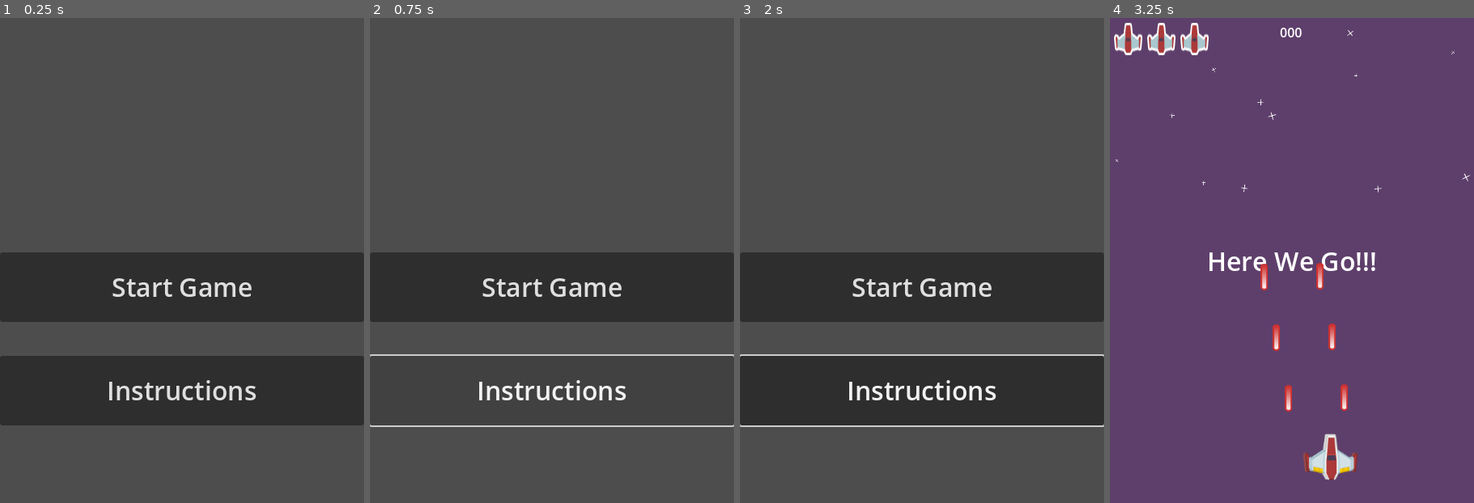
Above: before the commit, frames 1-4 (left to right).
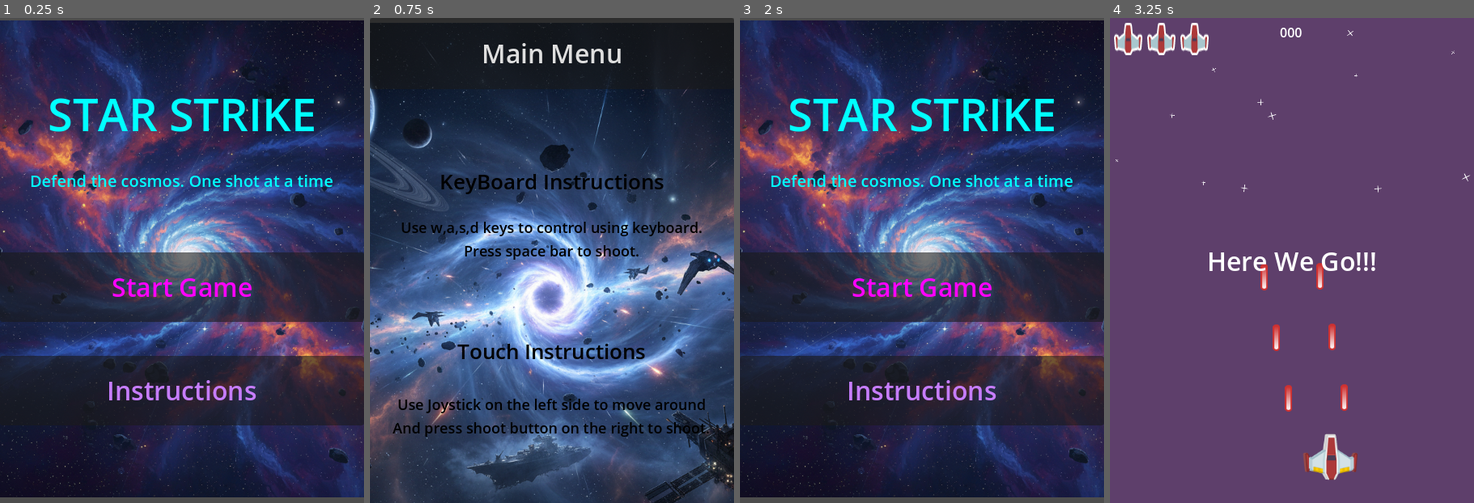
Above: after the commit, the same moments.

Repository: Turbash/space
Game: Godot game, scene res://HUD/start_screen.tscn
Two runs of this game, one before a commit and one after it. Both use one fixed random seed, a clock stepped at 60 frames per second and the inputs below.
Inputs (mouse positions are in pixels of both pictures, inside the frame that each line leads up to):
- Up to frame 1 (0.25 s): no input
- Up to frame 2 (0.75 s): click "Instructions" at 0.5 s
- Up to frame 3 (2 s): click (922, 51) at 1.25 s, where only the run after the commit has a clickable "Main Menu"
- Up to frame 4 (3.25 s): click "Start Game" at 2 s; tap Enter at 2.75 s; hold D (move_right) from 2.78 s (still down); hold Space (shoot) from 2.78 s (still down)

The runs differ from the first frame. In frame 1, 76% of the frame differs, in the area x 0-100%, y 0-99%; in frame 2, 97%, in the area x 0-100%, y 0-100%; in frame 3, 76%; in frame 4, less than 0.1%.

Commit message:
Added images end screen

Diff:
--- a/Autoloads/Signals.gd
+++ b/Autoloads/Signals.gd
@@ -1,4 +1,6 @@
 extends Node
+
+var score:int=0
 
 signal on_player_life_changed(life)
 signal on_score_increment(amount)
--- /dev/null
+++ b/HUD/end_screen.gd
@@ -0,0 +1,11 @@
+extends Control
+
+@onready var score_label:=$ScoreLabel
+
+func _ready() -> void:
+	var score=Signals.score
+	score_label.text="Great! Your scored: "+str(score)+" Points"
+
+func _on_button_pressed() -> void:
+	Signals.score=0
+	get_tree().change_scene_to_file("res://MainScenes/game_play.tscn")
--- /dev/null
+++ b/HUD/end_screen.tscn
@@ -0,0 +1,67 @@
+[gd_scene load_steps=3 format=3 uid="uid://bf4c6qiviqhui"]
+
+[ext_resource type="Texture2D" uid="uid://boso3ep5rvq1f" path="res://textures/Gemini_Generated_Image_lgt11algt11algt1.png" id="1_4en1c"]
+[ext_resource type="Script" uid="uid://dpd8foj6jky4o" path="res://HUD/end_screen.gd" id="1_k5qjd"]
+
+[node name="EndScreen" type="Control"]
+layout_mode = 3
+anchors_preset = 0
+offset_right = 450.0
+offset_bottom = 600.0
+script = ExtResource("1_k5qjd")
+
+[node name="TextureRect" type="TextureRect" parent="."]
+layout_mode = 0
+offset_left = -77.0
+offset_top = -4.0
+offset_right = 540.0
+offset_bottom = 682.0
+texture = ExtResource("1_4en1c")
+expand_mode = 1
+stretch_mode = 4
+
+[node name="Label" type="Label" parent="."]
+layout_mode = 1
+anchors_preset = 14
+anchor_top = 0.5
+anchor_right = 1.0
+anchor_bottom = 0.5
+offset_top = -166.5
+offset_bottom = -121.5
+grow_horizontal = 2
+grow_vertical = 2
+theme_override_colors/font_color = Color(1, 0, 0, 1)
+theme_override_font_sizes/font_size = 32
+text = "Game Over!"
+horizontal_alignment = 1
+vertical_alignment = 1
+
+[node name="ScoreLabel" type="Label" parent="."]
+layout_mode = 1
+anchors_preset = 14
+anchor_top = 0.5
+anchor_right = 1.0
+anchor_bottom = 0.5
+offset_top = -107.5
+offset_bottom = -84.5
+grow_horizontal = 2
+grow_vertical = 2
+theme_override_colors/font_color = Color(0, 0.23137255, 0, 1)
+theme_override_font_sizes/font_size = 20
+horizontal_alignment = 1
+vertical_alignment = 1
+
+[node name="Button" type="Button" parent="."]
+layout_mode = 1
+anchors_preset = 12
+anchor_top = 1.0
+anchor_right = 1.0
+anchor_bottom = 1.0
+offset_top = -301.0
+offset_bottom = -248.0
+grow_horizontal = 2
+grow_vertical = 0
+theme_override_font_sizes/font_size = 32
+text = "Restart Game"
+
+[connection signal="pressed" from="Button" to="." method="_on_button_pressed"]
--- a/HUD/hud.gd
+++ b/HUD/hud.gd
@@ -27,3 +27,4 @@
 func _on_score_increment(amount: int):
 	score+=amount
 	scoreLabel.text=str(score)
+	Signals.score+=amount
--- a/HUD/instuctions.tscn
+++ b/HUD/instuctions.tscn
@@ -1,6 +1,9 @@
-[gd_scene load_steps=2 format=3 uid="uid://b1lsu8tvdun0l"]
+[gd_scene load_steps=4 format=3 uid="uid://b1lsu8tvdun0l"]
 
 [ext_resource type="Script" uid="uid://d0p4mp4dsehog" path="res://HUD/instuctions.gd" id="1_fio8j"]
+[ext_resource type="Texture2D" uid="uid://bao7koy2m2clk" path="res://textures/Gemini_Generated_Image_d0dfhvd0dfhvd0df.png" id="2_reux3"]
+
+[sub_resource type="Shortcut" id="Shortcut_reux3"]
 
 [node name="Instuctions" type="Control"]
 layout_mode = 3
@@ -11,8 +14,13 @@
 
 [node name="TextureRect" type="TextureRect" parent="."]
 layout_mode = 0
-offset_right = 450.0
-offset_bottom = 600.0
+offset_left = -154.0
+offset_top = 6.0
+offset_right = 588.0
+offset_bottom = 803.0
+texture = ExtResource("2_reux3")
+expand_mode = 1
+stretch_mode = 4
 
 [node name="KeyboardInstructions" type="Label" parent="."]
 layout_mode = 1
@@ -20,13 +28,30 @@
 anchor_top = 0.5
 anchor_right = 1.0
 anchor_bottom = 0.5
-offset_top = -123.0
-offset_bottom = 25.0
+offset_top = -54.5
+offset_bottom = 0.5
 grow_horizontal = 2
 grow_vertical = 2
-theme_override_font_sizes/font_size = 20
+theme_override_colors/font_color = Color(0, 0, 0, 1)
+theme_override_font_sizes/font_size = 18
 text = "Use w,a,s,d keys to control using keyboard.
 Press space bar to shoot."
+horizontal_alignment = 1
+vertical_alignment = 1
+
+[node name="KeyboardInstructionsTitle" type="Label" parent="."]
+layout_mode = 1
+anchors_preset = 14
+anchor_top = 0.5
+anchor_right = 1.0
+anchor_bottom = 0.5
+offset_top = -125.5
+offset_bottom = -70.5
+grow_horizontal = 2
+grow_vertical = 2
+theme_override_colors/font_color = Color(0, 0, 0, 1)
+theme_override_font_sizes/font_size = 26
+text = "KeyBoard Instructions"
 horizontal_alignment = 1
 vertical_alignment = 1
 
@@ -36,13 +61,30 @@
 anchor_top = 1.0
 anchor_right = 1.0
 anchor_bottom = 1.0
-offset_top = -191.0
-offset_bottom = -60.0
+offset_top = -135.0
+offset_bottom = -80.0
 grow_horizontal = 2
 grow_vertical = 0
-theme_override_font_sizes/font_size = 20
+theme_override_colors/font_color = Color(0, 0, 0, 1)
+theme_override_font_sizes/font_size = 18
 text = "Use Joystick on the left side to move around
 And press shoot button on the right to shoot."
+horizontal_alignment = 1
+vertical_alignment = 1
+
+[node name="MobileInstructionsTitle" type="Label" parent="."]
+layout_mode = 1
+anchors_preset = 12
+anchor_top = 1.0
+anchor_right = 1.0
+anchor_bottom = 1.0
+offset_top = -215.0
+offset_bottom = -160.0
+grow_horizontal = 2
+grow_vertical = 0
+theme_override_colors/font_color = Color(0, 0, 0, 1)
+theme_override_font_sizes/font_size = 26
+text = "Touch Instructions"
 horizontal_alignment = 1
 vertical_alignment = 1
 
@@ -53,6 +95,7 @@
 offset_bottom = 88.0
 grow_horizontal = 2
 theme_override_font_sizes/font_size = 32
+shortcut = SubResource("Shortcut_reux3")
 text = "Main Menu"
 
 [connection signal="pressed" from="Button" to="." method="_on_button_pressed"]
--- a/HUD/start_screen.gd
+++ b/HUD/start_screen.gd
@@ -8,4 +8,4 @@
 
 
 func _on_instructions_pressed() -> void:
-	pass
+	get_tree().change_scene_to_file("res://HUD/instuctions.tscn")
--- a/HUD/start_screen.tscn
+++ b/HUD/start_screen.tscn
@@ -1,6 +1,7 @@
-[gd_scene load_steps=2 format=3 uid="uid://xuh7eluf21k"]
+[gd_scene load_steps=3 format=3 uid="uid://xuh7eluf21k"]
 
 [ext_resource type="Script" uid="uid://3j4ftybljosk" path="res://HUD/start_screen.gd" id="1_wxw2v"]
+[ext_resource type="Texture2D" uid="uid://ctbkv76ttgros" path="res://textures/Gemini_Generated_Image_gmeevzgmeevzgmee.png" id="2_sux1c"]
 
 [node name="StartScreen" type="Control"]
 layout_mode = 3
@@ -11,8 +12,42 @@
 
 [node name="TextureRect" type="TextureRect" parent="."]
 layout_mode = 0
-offset_right = 450.0
-offset_bottom = 600.0
+offset_left = -65.0
+offset_top = 3.0
+offset_right = 525.0
+offset_bottom = 615.0
+texture = ExtResource("2_sux1c")
+expand_mode = 1
+stretch_mode = 4
+
+[node name="Title" type="Label" parent="."]
+layout_mode = 1
+anchors_preset = 10
+anchor_right = 1.0
+offset_top = 80.0
+offset_bottom = 125.0
+grow_horizontal = 2
+theme_override_colors/font_color = Color(0, 1, 1, 1)
+theme_override_font_sizes/font_size = 56
+text = "STAR STRIKE"
+horizontal_alignment = 1
+vertical_alignment = 1
+
+[node name="Tagline" type="Label" parent="."]
+layout_mode = 1
+anchors_preset = 14
+anchor_top = 0.5
+anchor_right = 1.0
+anchor_bottom = 0.5
+offset_top = -121.5
+offset_bottom = -76.5
+grow_horizontal = 2
+grow_vertical = 2
+theme_override_colors/font_color = Color(0, 1, 1, 1)
+theme_override_font_sizes/font_size = 20
+text = "Defend the cosmos. One shot at a time"
+horizontal_alignment = 1
+vertical_alignment = 1
 
 [node name="StartGame" type="Button" parent="."]
 layout_mode = 1
@@ -24,6 +59,7 @@
 offset_bottom = -224.0
 grow_horizontal = 2
 grow_vertical = 0
+theme_override_colors/font_color = Color(1, 0, 1, 1)
 theme_override_font_sizes/font_size = 32
 text = "Start Game"
 
@@ -37,6 +73,7 @@
 offset_bottom = -96.0
 grow_horizontal = 2
 grow_vertical = 0
+theme_override_colors/font_color = Color(0.78039217, 0.49019608, 1, 1)
 theme_override_font_sizes/font_size = 32
 text = "Instructions"
 
--- a/MainScenes/game_play.gd
+++ b/MainScenes/game_play.gd
@@ -3,6 +3,8 @@
 @onready var gameLabel:=$Label
 @onready var gameTimer:=$GameTimer
 @onready var startTimer:=$StartTimer
+
+var plHud=preload("res://HUD/hud.tscn")
 
 @export var gameTime:float=2
 @export var startTime:float=1.2
@@ -28,4 +30,4 @@
 
 
 func _on_game_timer_timeout() -> void:
-	get_tree().change_scene_to_file("res://HUD/start_screen.tscn")
+	get_tree().change_scene_to_file("res://HUD/end_screen.tscn")
--- a/MainScenes/game_play.tscn
+++ b/MainScenes/game_play.tscn
@@ -47,6 +47,7 @@
 script = ExtResource("8_5vonb")
 
 [node name="Label" type="Label" parent="."]
+z_index = 200
 anchors_preset = 14
 anchor_top = 0.5
 anchor_right = 1.0
Not shown, added: HUD/end_screen.gd.uid
Binary file added: textures/Gemini_Generated_Image_5f90c05f90c05f90.png
Not shown, added: textures/Gemini_Generated_Image_5f90c05f90c05f90.png.import
Binary file added: textures/Gemini_Generated_Image_d0dfhvd0dfhvd0df.png
Not shown, added: textures/Gemini_Generated_Image_d0dfhvd0dfhvd0df.png.import
Binary file added: textures/Gemini_Generated_Image_gmeevzgmeevzgmee.png
Not shown, added: textures/Gemini_Generated_Image_gmeevzgmeevzgmee.png.import
Binary file added: textures/Gemini_Generated_Image_lgt11algt11algt1.png
Not shown, added: textures/Gemini_Generated_Image_lgt11algt11algt1.png.import
